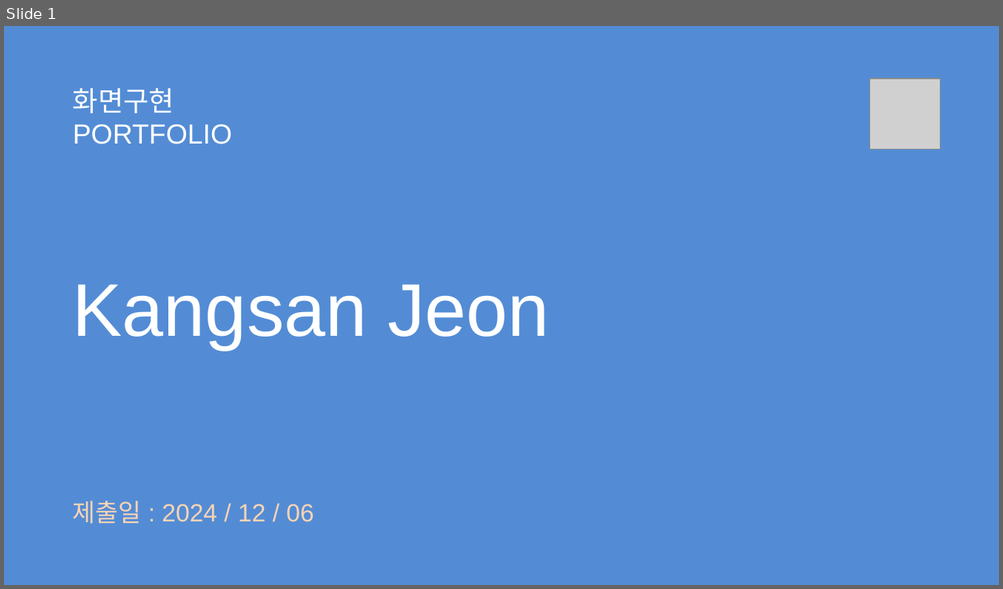
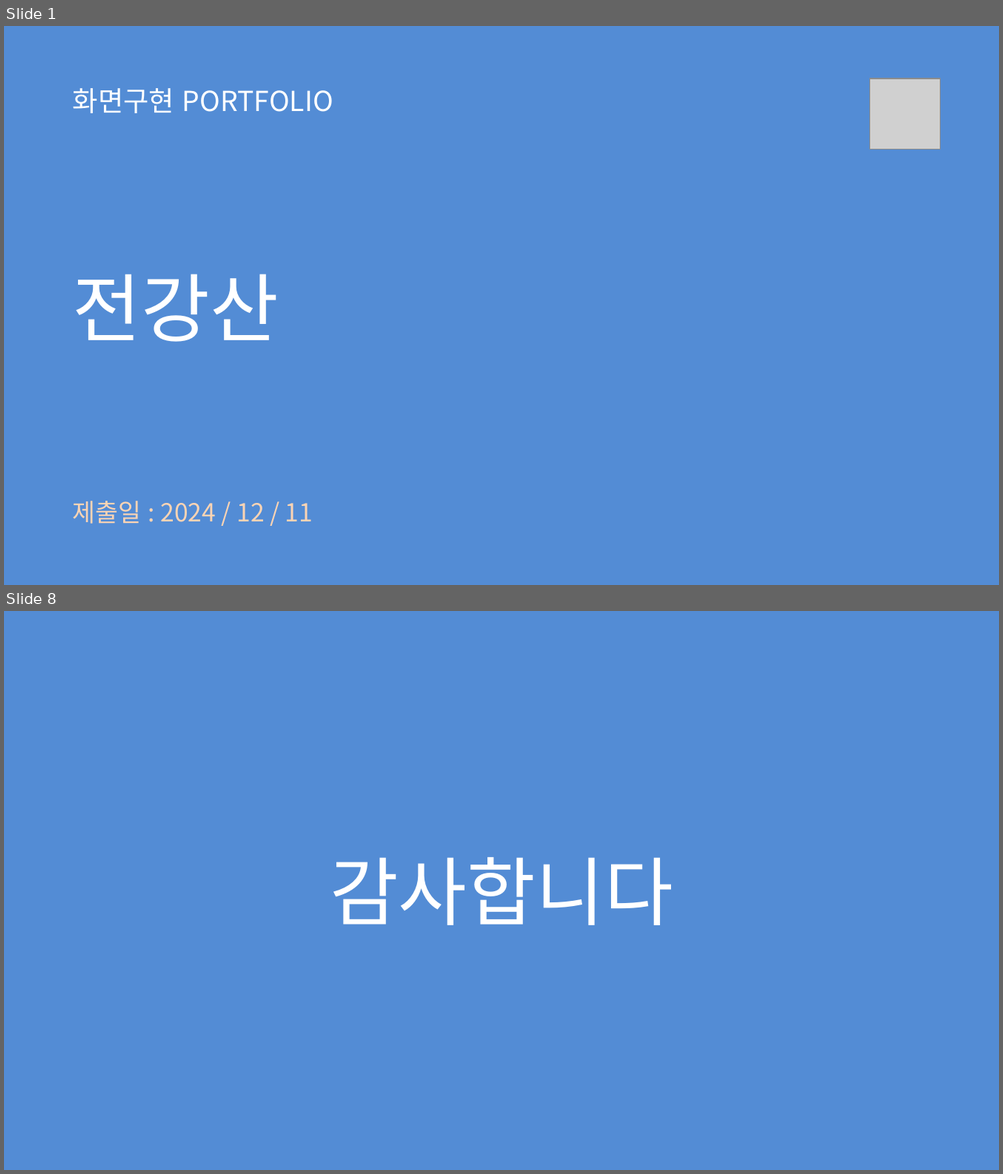
Before and after one commit to jksa9609/HTML_Portpolio_jks, a slide deck: 화면구현_포트폴리오_전강산.pptx. Shown one above the other, each under a label of ours: slide 1 before the commit, slides 1 and 8 after it; the slides between them are not shown. The pictures are 1003x589 and 1003x1174 pixels, drawn with LibreOffice and Linux fonts; fonts in the diff are those of the drawing; grey boxes stand for pictures. Boxes give left, top, right and bottom in pixels: in the first picture for what was removed or moved away, otherwise in the second. Text is boxed around its words. In the diff, an @@ line names an element or a change of style, - is before the commit and + after.

```diff
--- a/화면구현_포트폴리오_전강산.pptx
+++ b/화면구현_포트폴리오_전강산.pptx
@@ slide 8 added at (4,611,999,1170), background #FFFFFF @@
@@ rectangle added at (4,611,999,1170), fill #538CD5 @@
@@ text added at (330,857,673,925), 54 pt, text #FFFFFF @@
+감사합니다
@@ slide 1 changed as well @@
@@ text "화면구현 PORTFOLIO" at (73,88,333,113): font Arial to Noto Sans CJK KR @@
@@ text at (73,274,279,342): text changed; font Arial to Noto Sans CJK KR @@
-Kangsan Jeon
+전강산
@@ text at (73,501,313,524): text changed; font Arial to Noto Sans CJK KR @@
-제출일 : 2024 / 12 / 06
+제출일 : 2024 / 12 / 11
```
Also in this commit, not shown: 6 other slides added, 4 slides removed, 17 other files.
